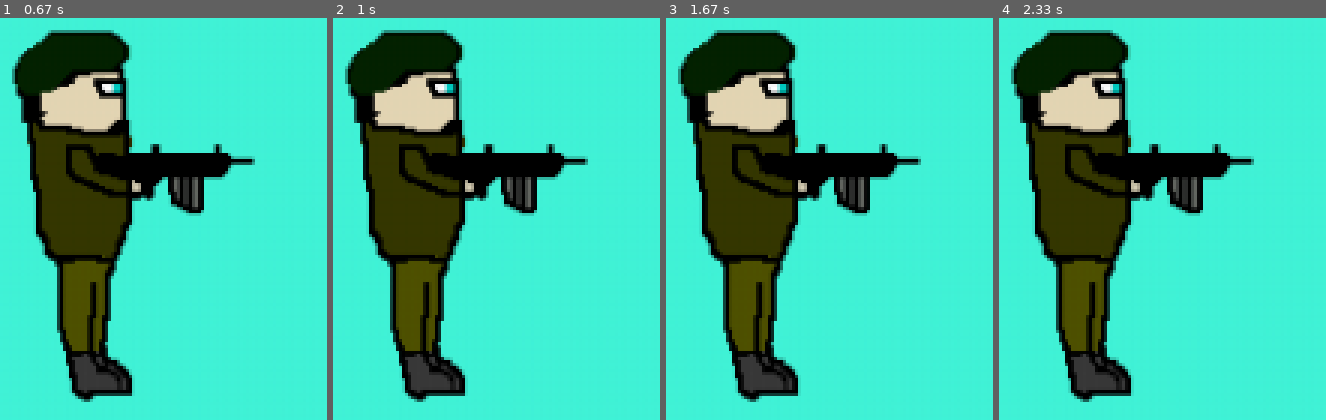
Above: before the commit, frames 1-4 (left to right).
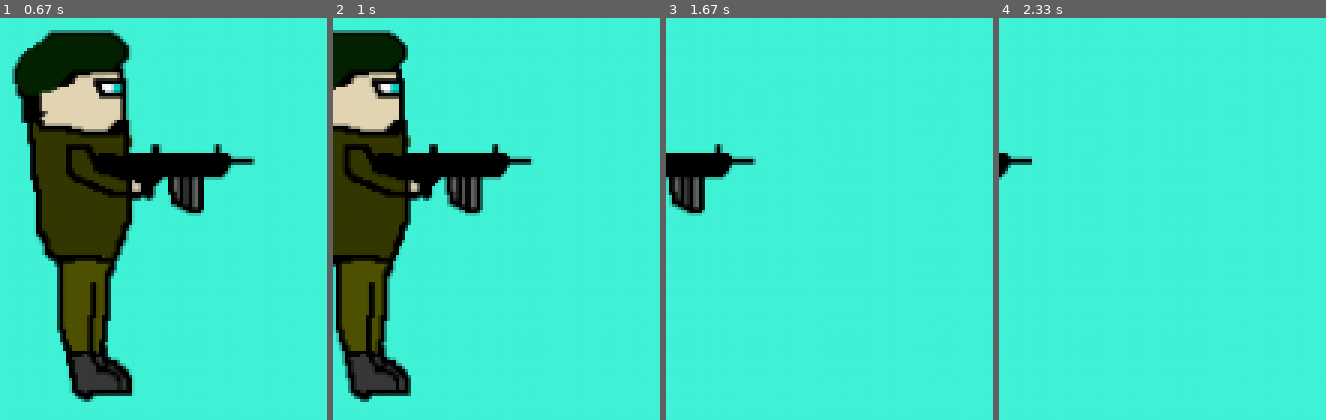
Above: after the commit, the same moments.

Repository: MakerBox-NZ/Pygame_Evan
Game: pygame game, started from Evan.work/EvanGame.py
The game is run twice, just before and just after one commit, with the same random seed, the same clock (stepped at 60 frames per second) and the same inputs.
Inputs:
- Up to frame 1 (0.67 s): hold Right from 0.33 s (still down)
- Up to frame 2 (1 s): release Right at 0.8 s; hold Right from 0.83 s (still down)
- Up to frame 3 (1.67 s): release Right at 1.33 s; hold Left from 1.37 s (still down)
- Up to frame 4 (2.33 s): release Left at 1.97 s; hold Left from 2 s (still down)

Frame 1 is identical in both runs. In frame 2, 32% of the frame differs, in the area x 0-78%, y 2-96%; in frame 3, 28%; in frame 4, 27%.

Commit message:
Player movement

Diff:
--- a/Evan.work/EvanGame.py
+++ b/Evan.work/EvanGame.py
@@ -20,13 +20,17 @@
 
         self.rect = self.image.get_rect()
 
-    def comtrol(self, x, y):
+    def control(self, x, y):
         #controlplayermovement
         self.momentumX += x
         self.momentumY += y
 
     def update(self):
         #updatespriteposition
+        currentX = self.rect.x
+        nextX = currentX + self.momentumX
+        self.rect.x = nextX
+
         currentY = self.rect.y
         nextY = currentY + self.momentumY
         self.rect.y = nextY
@@ -79,8 +83,28 @@
                 pygame.quit()
                 sys.exit()
                 main = False
+            if event.key == pygame.K_LEFT:
+                print('left stop')
+                player.control(movesteps, 0)
+            if event.key == pygame.K_RIGHT:
+                print('right stop')
+                player.control(-movesteps, 0)
+                if event.key == pygame.K_UP:
+                    print('jump stop')
+
+
+            if event.type == pygame.KEYDOWN:
+                if event.key == pygame.K_LEFT:
+                    print('left')
+                    player.control(movesteps, 0)
+                if event.keyt == pygame.K_RIGHT:
+                    print('right')
+                    player.control(movesteps, 0)
+                if event.key == pygeme.K_UP:
+                    print('jump')
 
         screen.fill((66, 244, 217))
+        player.update() #update player position
         movingsprites.draw(screen)  #draw player
 
         pygame.display.flip()
